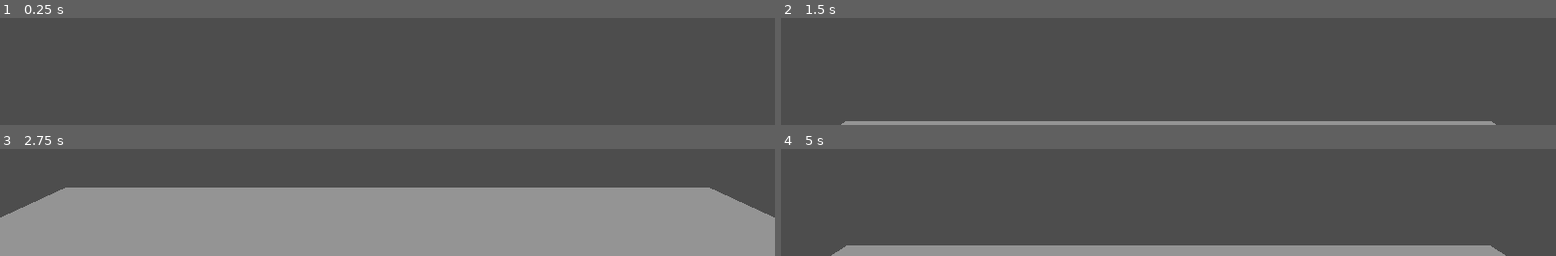
Above: before the commit, frames 1-4 (two rows, left to right).
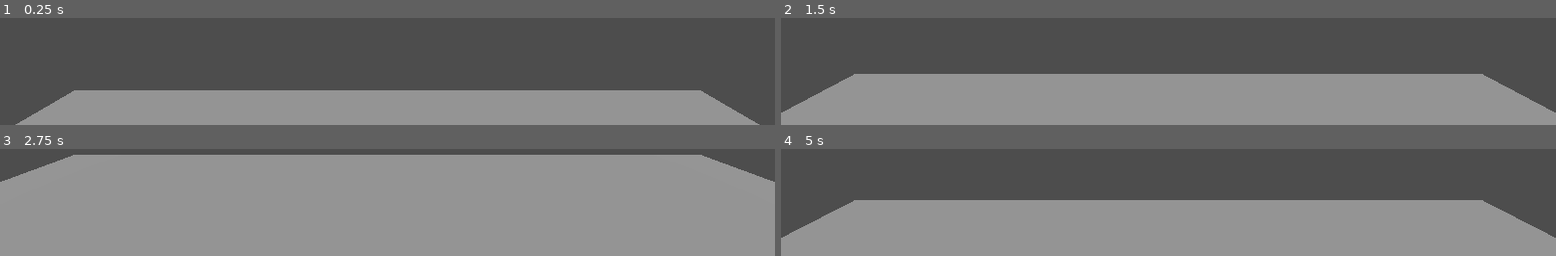
Above: after the commit, the same moments.

Repository: blakawt/cross-the-bridge
Game: Godot game, scene res://main.tscn
Two runs of this game, one before a commit and one after it. Both use one fixed random seed, a clock stepped at 60 frames per second and the inputs below.
Inputs:
- Up to frame 1 (0.25 s): no input
- Up to frame 2 (1.5 s): tap Enter at 1.25 s
- Up to frame 3 (2.75 s): no input
- Up to frame 4 (5 s): tap Space at 2.75 s; tap Enter at 4.25 s

The runs differ from the first frame. In frame 1, 29% of the frame differs, in the area x 2-98%, y 67-100%; in frame 2, 41%, in the area x 0-100%, y 52-100%; in frame 3, 31%; in frame 4, 40%.

Commit message:
extetion du teritoir zebi

Diff:
--- a/teste/main.tscn
+++ b/teste/main.tscn
@@ -38,11 +38,11 @@
 [sub_resource type="CapsuleMesh" id="CapsuleMesh_ig7tw"]
 
 [sub_resource type="BoxMesh" id="BoxMesh_7dm0k"]
-size = Vector3(8, 1, 8)
+size = Vector3(10, 1, 10)
 subdivide_width = 1
 
 [sub_resource type="BoxShape3D" id="BoxShape3D_7dm0k"]
-size = Vector3(11.328674, 1, 6.804016)
+size = Vector3(9.639317, 1, 9.751866)
 
 [node name="Main" type="Node3D" unique_id=799302235]
 
@@ -68,7 +68,7 @@
 [node name="CharacterBody3D" type="CharacterBody3D" parent="MeshInstance3D" unique_id=709666143]
 
 [node name="CollisionShape3D" type="CollisionShape3D" parent="MeshInstance3D/CharacterBody3D" unique_id=1008214956]
-transform = Transform3D(1, 0, 0, 0, 1, 0, 0, 0, 1, -0.4405964, 0.26074386, -0.71313953)
+transform = Transform3D(1, 0, 0, 0, 1, 0, 0, 0, 1, -0.15285188, 0.26074386, -0.009293079)
 shape = SubResource("BoxShape3D_7dm0k")
 
 [node name="DaSoliel" type="DirectionalLight3D" parent="." unique_id=1602822258]
